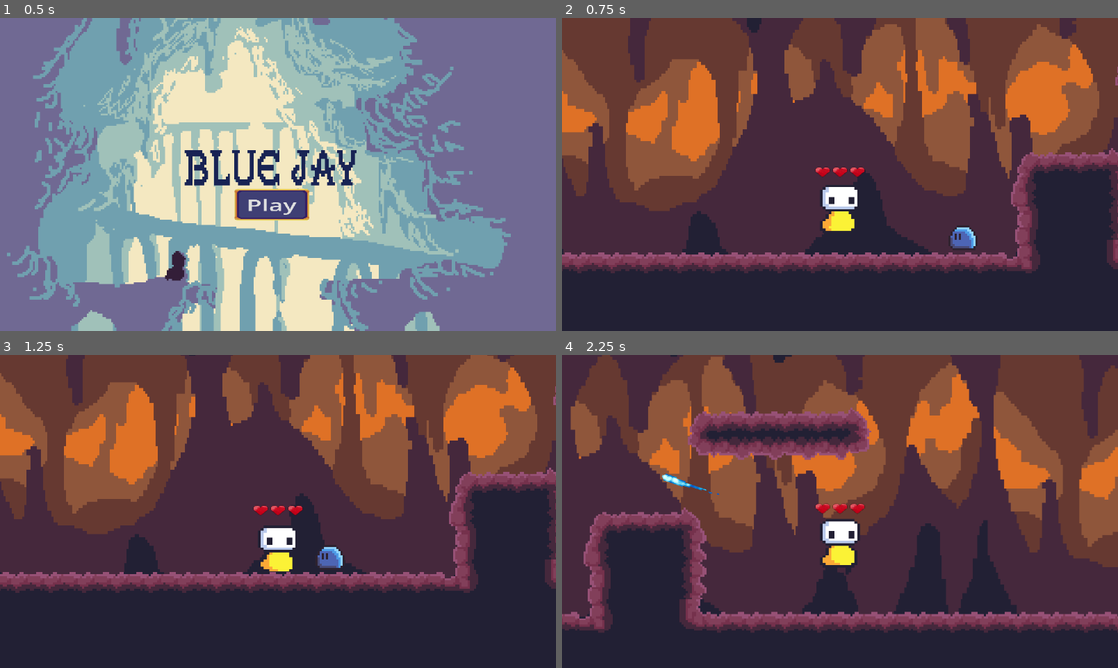
Above: before the commit, frames 1-4 (two rows, left to right).
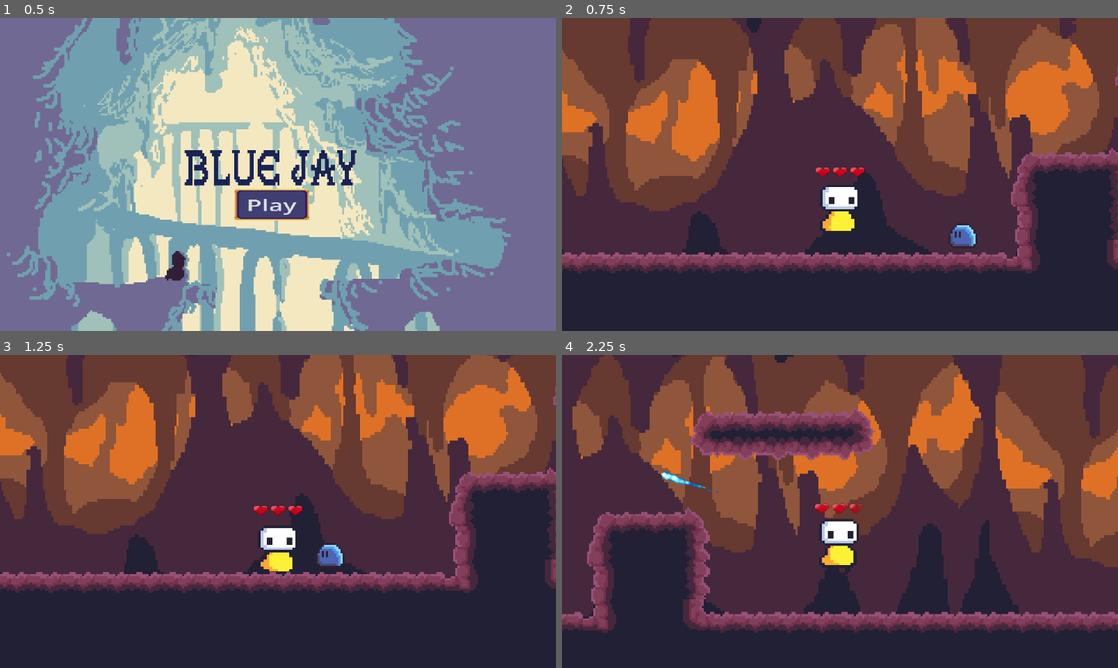
Above: after the commit, the same moments.

Repository: yanaexe/Global-Classroom-Project
Game: Godot game, scene res://scenes/title_screen.tscn
Two runs of this game, one before a commit and one after it. Both use one fixed random seed, a clock stepped at 60 frames per second and the inputs below.
Inputs (mouse positions are in pixels of both pictures, inside the frame that each line leads up to):
- Up to frame 1 (0.5 s): no input
- Up to frame 2 (0.75 s): click "Play" at 0.5 s
- Up to frame 3 (1.25 s): no input
- Up to frame 4 (2.25 s): move the mouse to (962, 495) at 1.27 s; hold Right (right) from 1.28 s (still down); tap Shift (dash) at 1.35 s; tap Space (jump) at 1.52 s; move the mouse to (728, 527) at 2.02 s; tap E (fire) at 2.1 s

Frame 1 is identical in both runs. In frame 2, 0.1% of the frame differs, in the area x 69-75%, y 66-74%; in frame 3, 0.1%; in frame 4, 8.1%, in the area x 0-100%, y 0-89%.

Commit message:
Dodge Minigame: started the base for the dodge mechanic

Diff:
--- a/scenes/character_player.tscn
+++ b/scenes/character_player.tscn
@@ -128,7 +128,7 @@
 size = Vector2(6, 8.00243)
 
 [sub_resource type="RectangleShape2D" id="RectangleShape2D_mc5b1"]
-size = Vector2(7, 10)
+size = Vector2(8, 10)
 
 [sub_resource type="AtlasTexture" id="AtlasTexture_gx81s"]
 atlas = ExtResource("4_njumh")
@@ -192,13 +192,12 @@
 position = Vector2(0, 3)
 
 [node name="InvincibilityTimer" type="Timer" parent="."]
-wait_time = 0.3
+wait_time = 0.5
 one_shot = true
 
 [node name="Graze_Area" type="Area2D" parent="."]
 
 [node name="Hitbox" type="CollisionShape2D" parent="Graze_Area"]
-position = Vector2(-0.5, 1)
 shape = SubResource("RectangleShape2D_mc5b1")
 debug_color = Color(0.914586, 0.286384, 0.37118, 0.42)
 
@@ -214,7 +213,7 @@
 position = Vector2(3, -6)
 scale = Vector2(0.15, 0.15)
 sprite_frames = SubResource("SpriteFrames_k4b70")
-frame_progress = 0.498054
+frame_progress = 0.717512
 
 [node name="Heart 2" type="AnimatedSprite2D" parent="Hearts"]
 position = Vector2(0, -6)
--- /dev/null
+++ b/scenes/dodge_minigame.tscn
@@ -0,0 +1,58 @@
+[gd_scene load_steps=4 format=3 uid="uid://c37pwjw1sxg8r"]
+
+[ext_resource type="Texture2D" uid="uid://dvgwrh63bdywo" path="res://sprites/Mediavel.png" id="1_bfiog"]
+
+[sub_resource type="AtlasTexture" id="AtlasTexture_rsqg1"]
+atlas = ExtResource("1_bfiog")
+region = Rect2(896, 7, 32, 32)
+
+[sub_resource type="SpriteFrames" id="SpriteFrames_ljo2j"]
+animations = [{
+"frames": [{
+"duration": 1.0,
+"texture": SubResource("AtlasTexture_rsqg1")
+}],
+"loop": true,
+"name": &"default",
+"speed": 5.0
+}]
+
+[node name="DodgeMinigame" type="Control"]
+layout_mode = 3
+anchors_preset = 15
+anchor_right = 1.0
+anchor_bottom = 1.0
+grow_horizontal = 2
+grow_vertical = 2
+
+[node name="TextureRect" type="TextureRect" parent="."]
+layout_mode = 0
+offset_right = 40.0
+offset_bottom = 40.0
+scale = Vector2(3, 3)
+
+[node name="BattleBox" type="ColorRect" parent="TextureRect"]
+layout_mode = 0
+offset_right = 40.0
+offset_bottom = 40.0
+color = Color(0.265943, 0.089886, 0.0878539, 1)
+
+[node name="ColorRect" type="ColorRect" parent="TextureRect/BattleBox"]
+layout_mode = 0
+offset_left = 2.0
+offset_top = 2.0
+offset_right = 38.0
+offset_bottom = 38.0
+color = Color(0.0475577, 0.0475576, 0.0475576, 1)
+
+[node name="PlayerSoul" type="AnimatedSprite2D" parent="TextureRect"]
+position = Vector2(20, 25)
+scale = Vector2(0.5, 0.5)
+sprite_frames = SubResource("SpriteFrames_ljo2j")
+
+[node name="Area2D" type="Area2D" parent="TextureRect/PlayerSoul"]
+position = Vector2(0, -7.33333)
+
+[node name="CollisionPolygon2D" type="CollisionPolygon2D" parent="TextureRect/PlayerSoul/Area2D"]
+position = Vector2(0, -0.666667)
+polygon = PackedVector2Array(0, -4, -2.66666, -6.66666, -6, -6.66666, -8.66667, -3.33333, -8.66667, 0, 0, 8.66667, 8.66667, 0, 8.66667, -4, 5.33334, -6.66666, 2, -6.66666)
--- a/scenes/enemy_slime.tscn
+++ b/scenes/enemy_slime.tscn
@@ -61,8 +61,8 @@
 }]
 
 [sub_resource type="CapsuleShape2D" id="CapsuleShape2D_iwpml"]
-radius = 6.0
-height = 12.0
+radius = 8.0
+height = 16.0
 
 [node name="enemy_slime" type="CharacterBody2D" groups=["enemies"]]
 script = ExtResource("1_khk2i")
@@ -74,6 +74,6 @@
 speed_scale = 1.5
 
 [node name="CollisionShape2D" type="CollisionShape2D" parent="."]
-position = Vector2(0, 3)
+position = Vector2(0, 2)
 shape = SubResource("CapsuleShape2D_iwpml")
 debug_color = Color(0.854902, 0, 0.0627451, 0.627451)
